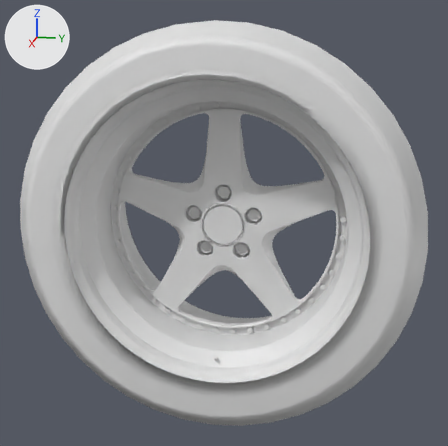
An edit to the glTF model public/parts/wheel_kasane.glb, drawn before and after from the same camera.
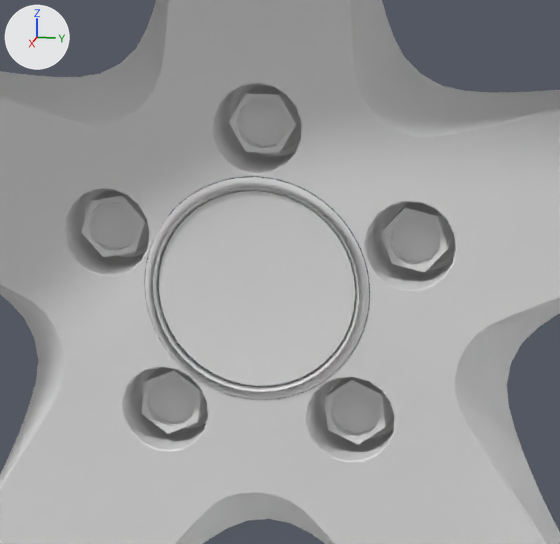
There are two pictures of each version: one whole from a 50 mm lens placed at (0.883, 0.174, 0.218), pointed at (0.001, -0.003, -0.002), one close up on the part from 38% to 63% of the width and 38% to 62% of the height. Lighting does not change. The marker at upper left points along +X, +Y and +Z. The first two pictures are the older version. Where no turn or scale is listed for an object, it has been applied to the vertices. Vertices at exactly the same position are counted once.

Names of what the first close-up shows: 'Wheel'.
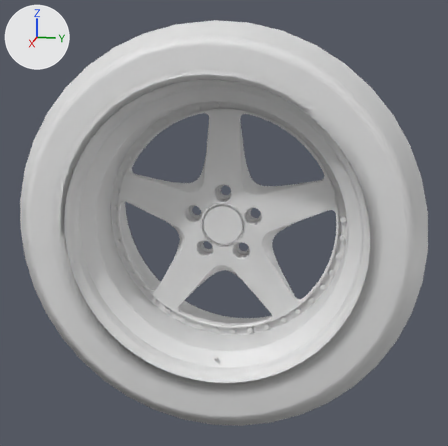
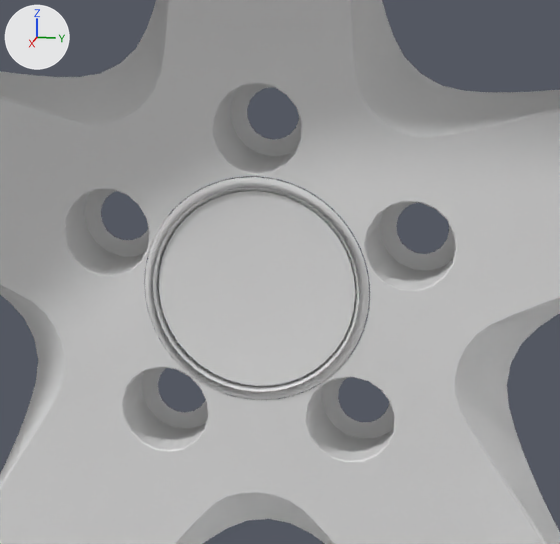
The change, as a list of edits to the scene's bpy script:
```text
Change me_wheels_wheel_kasane:
    used by ob_wheel; location = (0.0, 0.0, 0.0)
    remove me_wheels_wheel_kasane.from_pydata(...)  # 4129 vertices, 7121 faces; spans x -0.125..0.125, y -0.28..0.28, z -0.28..0.28
    add me_wheels_wheel_kasane.from_pydata(...)  # 3711 vertices, 6422 faces; spans x -0.125..0.125, y -0.28..0.28, z -0.28..0.28
    me_wheels_wheel_kasane part 1: the loose piece of 86 vertices spanning x 0.0..0.014, y -0.038..-0.016, z -0.049..-0.027 is deleted
    me_wheels_wheel_kasane part 2: the loose piece of 83 vertices spanning x 0.0..0.014, y -0.055..-0.033, z 0.003..0.026 is deleted
    me_wheels_wheel_kasane part 3: the loose piece of 83 vertices spanning x 0.0..0.014, y -0.011..0.011, z 0.035..0.058 is deleted
    me_wheels_wheel_kasane part 4: the loose piece of 83 vertices spanning x 0.0..0.014, y 0.033..0.055, z 0.003..0.026 is deleted
    me_wheels_wheel_kasane part 5: the loose piece of 83 vertices spanning x 0.0..0.014, y 0.016..0.038, z -0.049..-0.027 is deleted
```

What differs and where, as boxes [x1, y1, x2, y2] in the close-ups (560 x 544 px):
part 1 of me_wheels_wheel_kasane, deleted
    before: [141, 367, 208, 434]
part 2 of me_wheels_wheel_kasane, deleted
    before: [81, 189, 150, 257]
part 3 of me_wheels_wheel_kasane, deleted
    before: [229, 83, 301, 153]
part 4 of me_wheels_wheel_kasane, deleted
    before: [382, 202, 456, 272]
part 5 of me_wheels_wheel_kasane, deleted
    before: [325, 377, 395, 445]
